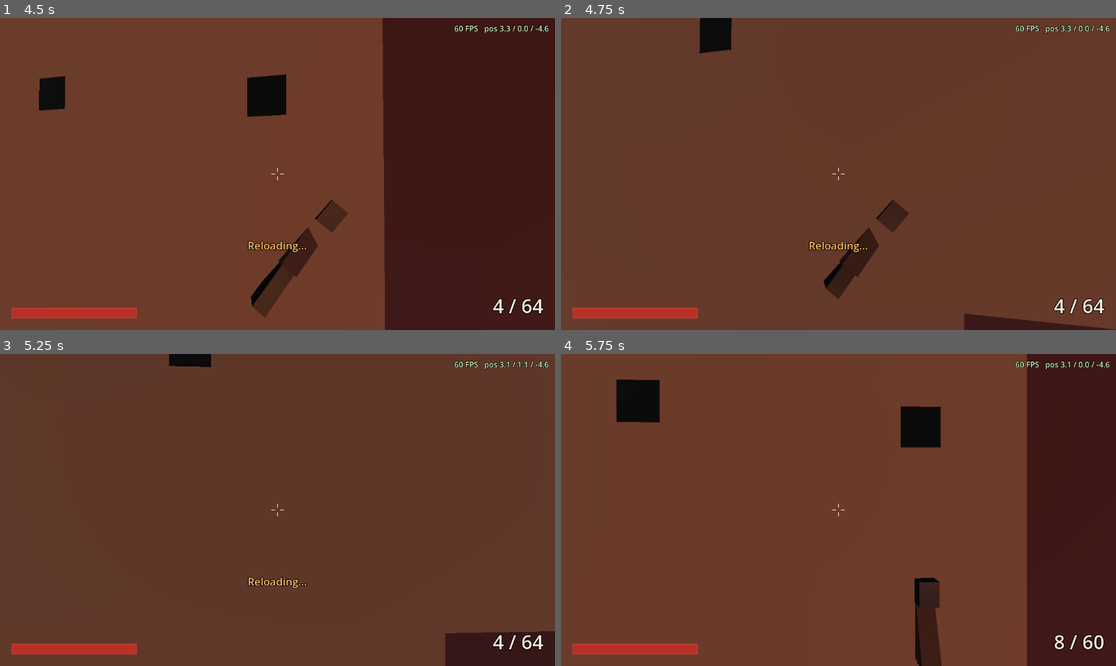
Above: before the commit, frames 1-4 (two rows, left to right).
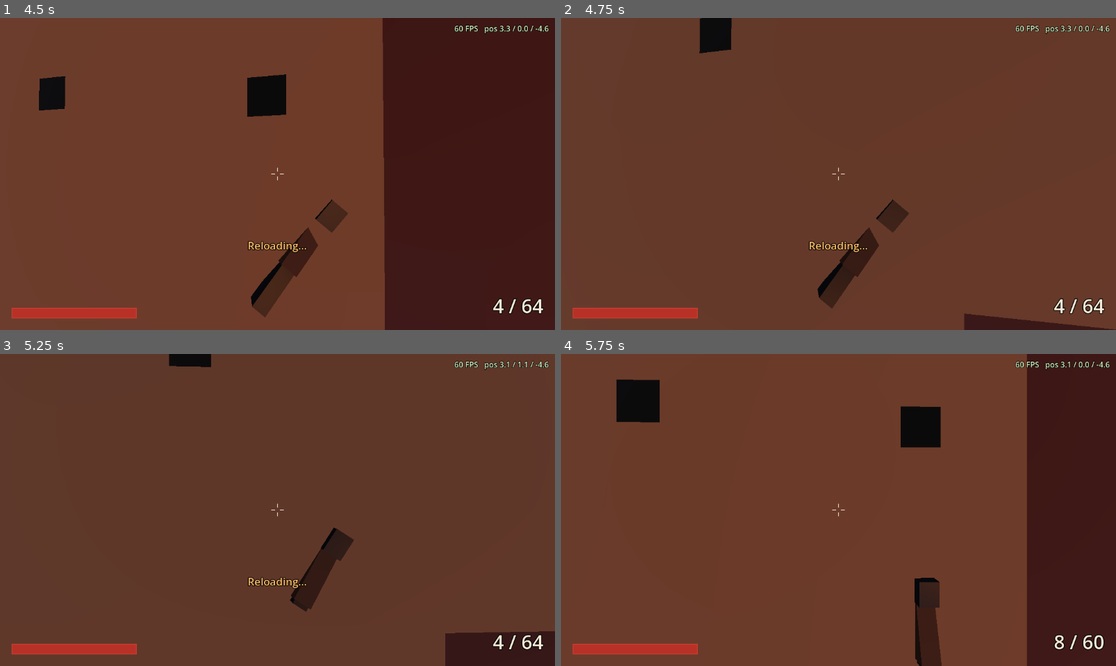
Above: after the commit, the same moments.

Repository: WiesnSims/Berghittn
Game: Godot game, scene res://scenes/main.tscn
The game is run twice, just before and just after one commit, with the same random seed, the same clock (stepped at 60 frames per second) and the same inputs.
Inputs (mouse positions are in pixels of both pictures, inside the frame that each line leads up to):
- Up to frame 1 (4.5 s): tap Enter at 0.5 s; press the mouse at (277, 174) at 0.53 s; hold D (move_right) 0.53-1.28 s; tap Space (jump) at 0.77, 1.52, 3.02, 3.77 s; move the mouse to (249, 174) at 1.27 s; release the mouse at (249, 174) at 1.28 s; hold W (move_forward) from 1.28 s (still down); tap C (crouch) at 1.35, 4.35 s; click (249, 174) at 1.55 s; move the mouse to (288, 167) at 2.02 s; press the mouse at (288, 167) at 2.03 s; move the mouse to (271, 180) at 2.77 s; release the mouse at (271, 180) at 2.78 s; tap Shift (sprint) at 2.85 s; click (271, 180) at 3.05 s; move the mouse to (316, 177) at 3.52 s; press the mouse at (316, 177) at 3.53 s; tap R (reload) at 4.15 s; move the mouse to (233, 170) at 4.27 s; release the mouse at (233, 170) at 4.28 s
- Up to frame 2 (4.75 s): keep holding W (move_forward); tap Space (jump) at 4.52 s; click (794, 170) at 4.55 s
- Up to frame 3 (5.25 s): keep holding W (move_forward); move the mouse to (283, 510) at 5.02 s; press the mouse at (283, 510) at 5.03 s
- Up to frame 4 (5.75 s): keep holding W (move_forward)

Frame 1 is identical in both runs. In frame 2, 0.2% of the frame differs, in the area x 46-50%, y 84-94%; in frame 3, 1.1%, in the area x 52-64%, y 55-83%; in frame 4, nothing differs.

Commit message:
Reload: drop the flip, rack the slide when reloading from empty
WeaponData.chamber_time adds a chamber step only when the mag was empty
(0 = the weapon never chambers). The pistol turns side-on so the rack reads.

Co-Authored-By: Claude Opus 5.5 <noreply@anthropic.com>

Diff:
--- a/data/weapons/pistole.tres
+++ b/data/weapons/pistole.tres
@@ -13,6 +13,7 @@
 mag_size = 8
 reserve_ammo = 64
 reload_time = 1.4
+chamber_time = 0.35
 spread = 0.8
 range = 60.0
 is_auto = false
--- a/scripts/weapons/viewmodel.gd
+++ b/scripts/weapons/viewmodel.gd
@@ -13,8 +13,14 @@
 @export var mag_drop: float = 0.35
 @export var mag_insert_from: float = 0.12
 @export var slap_lift: float = 0.03
+## How far the slide is pulled back when chambering a round. Metres.
+@export var slide_travel: float = 0.06
+## Degrees the gun turns to show its side while racking.
+@export var chamber_turn: float = 50.0
 
 @onready var _model: Node3D = $Model
+@onready var _slide: Node3D = $Model/Slide
+@onready var _slide_rest: Vector3 = _slide.position
 @onready var _flash: Node3D = $Model/MuzzleFlash
 @onready var _mag: Node3D = $Model/Grip/Magazine
 @onready var _mag_rest: Vector3 = _mag.position
@@ -45,27 +51,32 @@
 	_tween.tween_property(_model, "transform", _rest, kick_time).set_trans(Tween.TRANS_QUAD).set_ease(Tween.EASE_OUT)
 
 
-func play_reload(duration: float) -> void:
-	# Show-off reload: tilt, old mag drops out, new one slapped in, then a full flip of the gun.
+func play_reload(duration: float, chamber_time: float = 0.0) -> void:
+	# Tilt, old mag drops out, new one slapped in; from empty, rack the slide after. Then back to rest.
 	_restart_tween()
 	var d: float = duration
 	var tilted: Transform3D = _rest.translated(reload_offset).rotated_local(Vector3.FORWARD, deg_to_rad(reload_tilt))
 	_tween.tween_property(_model, "transform", tilted, d * 0.15).set_trans(Tween.TRANS_QUAD)
 	_tween.tween_property(_mag, "position", _mag_rest + Vector3(0, -mag_drop, 0), d * 0.2).set_trans(Tween.TRANS_QUAD).set_ease(Tween.EASE_IN)
 	_tween.tween_callback(func() -> void: _mag.position = _mag_rest + Vector3(0, -mag_insert_from, 0))
-	_tween.tween_property(_mag, "position", _mag_rest, d * 0.15).set_trans(Tween.TRANS_QUAD).set_ease(Tween.EASE_OUT)
+	_tween.tween_property(_mag, "position", _mag_rest, d * 0.2).set_trans(Tween.TRANS_QUAD).set_ease(Tween.EASE_OUT)
 	# The slap: the gun jumps up as the mag seats.
-	_tween.tween_property(_model, "transform", _rest.translated(Vector3(0, slap_lift, 0)), d * 0.1).set_trans(Tween.TRANS_BACK).set_ease(Tween.EASE_OUT)
-	_tween.tween_method(_flip, 0.0, 1.0, d * 0.4).set_trans(Tween.TRANS_CUBIC).set_ease(Tween.EASE_IN_OUT)
-
-
-func _flip(t: float) -> void:
-	# Backflip around the slide's own axis, settling from the slap height back to rest.
-	_model.transform = _rest.translated(Vector3(0, slap_lift * (1.0 - t), 0)).rotated_local(Vector3.RIGHT, TAU * t)
+	_tween.tween_property(_model, "transform", tilted.translated(Vector3(0, slap_lift, 0)), d * 0.1).set_trans(Tween.TRANS_BACK).set_ease(Tween.EASE_OUT)
+	if chamber_time > 0.0:
+		# Turn the gun side-on so the rack reads, pull the slide back, let it snap forward with a little kick.
+		var side_on: Transform3D = tilted.rotated_local(Vector3.UP, deg_to_rad(chamber_turn))
+		var back: Vector3 = _slide_rest + Vector3(0, 0, slide_travel)
+		_tween.tween_property(_model, "transform", side_on, chamber_time * 0.6).set_trans(Tween.TRANS_QUAD)
+		_tween.parallel().tween_property(_slide, "position", back, chamber_time * 0.6).set_trans(Tween.TRANS_QUAD).set_ease(Tween.EASE_OUT)
+		_tween.tween_property(_slide, "position", _slide_rest, chamber_time * 0.15).set_trans(Tween.TRANS_EXPO).set_ease(Tween.EASE_IN)
+		_tween.parallel().tween_property(_model, "transform", side_on.rotated_local(Vector3.RIGHT, deg_to_rad(kick_angle)), chamber_time * 0.15)
+		_tween.tween_interval(chamber_time * 0.25)
+	_tween.tween_property(_model, "transform", _rest, d * 0.35).set_trans(Tween.TRANS_CUBIC).set_ease(Tween.EASE_IN_OUT)
 
 
 func _restart_tween() -> void:
 	if _tween:
 		_tween.kill()
 	_mag.position = _mag_rest
+	_slide.position = _slide_rest
 	_tween = create_tween()
--- a/scripts/weapons/weapon_data.gd
+++ b/scripts/weapons/weapon_data.gd
@@ -13,6 +13,8 @@
 @export var reserve_ammo: int = 0
 ## Seconds.
 @export var reload_time: float = 1.0
+## Extra seconds to chamber a round when reloading from an empty mag. 0 = this weapon never chambers.
+@export var chamber_time: float = 0.0
 ## Cone half-angle in degrees.
 @export var spread: float = 0.0
 ## Metres.
--- a/scripts/weapons/weapon_holder.gd
+++ b/scripts/weapons/weapon_holder.gd
@@ -78,10 +78,12 @@
 func start_reload() -> void:
 	if is_reloading() or mag >= weapon.mag_size or reserve <= 0:
 		return
-	_reload_left = weapon.reload_time
-	reload_started.emit(weapon.reload_time)
+	# Empty mag means the slide is locked back: chamber a round after the new mag is in.
+	var chamber: float = weapon.chamber_time if mag == 0 else 0.0
+	_reload_left = weapon.reload_time + chamber
+	reload_started.emit(_reload_left)
 	if _viewmodel:
-		_viewmodel.play_reload(weapon.reload_time)
+		_viewmodel.play_reload(weapon.reload_time, chamber)
 
 
 func _finish_reload() -> void:
--- a/tests/climb_view.gd
+++ b/tests/climb_view.gd
@@ -51,9 +51,10 @@
 
 func _capture_reload(player: Player) -> void:
 	await get_tree().create_timer(0.5).timeout
-	player.weapons.mag = 2
+	# Empty mag, so the chamber rack is in the capture too.
+	player.weapons.mag = 0
 	player.weapons.start_reload()
-	var end: float = Time.get_ticks_msec() / 1000.0 + player.weapons.weapon.reload_time + 0.2
+	var end: float = Time.get_ticks_msec() / 1000.0 + player.weapons.weapon.reload_time + player.weapons.weapon.chamber_time + 0.2
 	while Time.get_ticks_msec() / 1000.0 < end:
 		await RenderingServer.frame_post_draw
 		get_viewport().get_texture().get_image().save_png("%s/frame_%02d.png" % [_out_dir, _frame])
